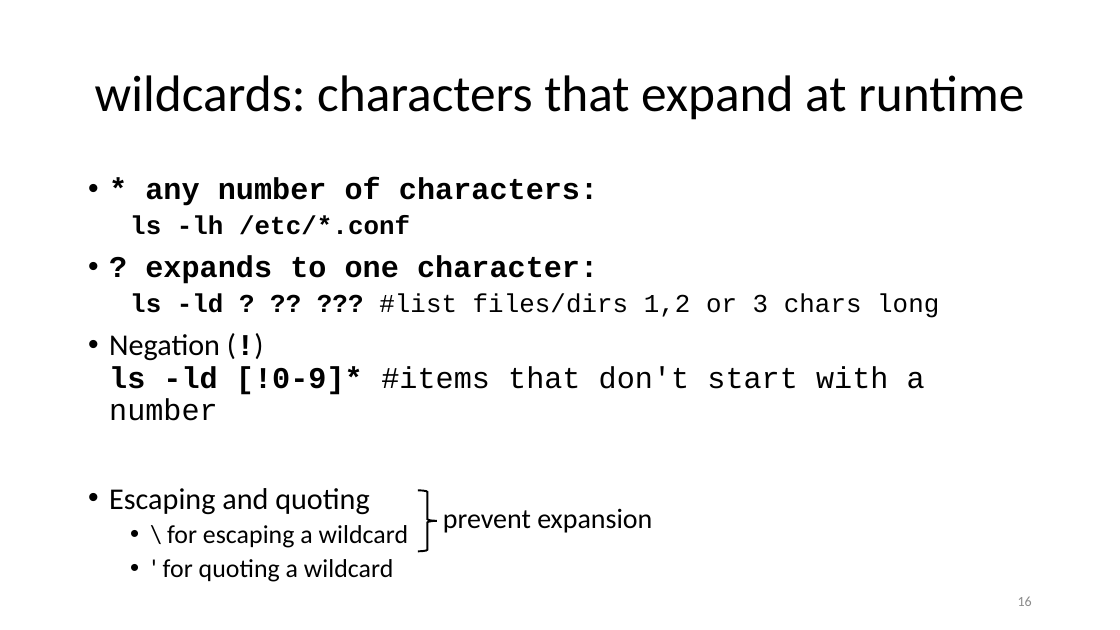
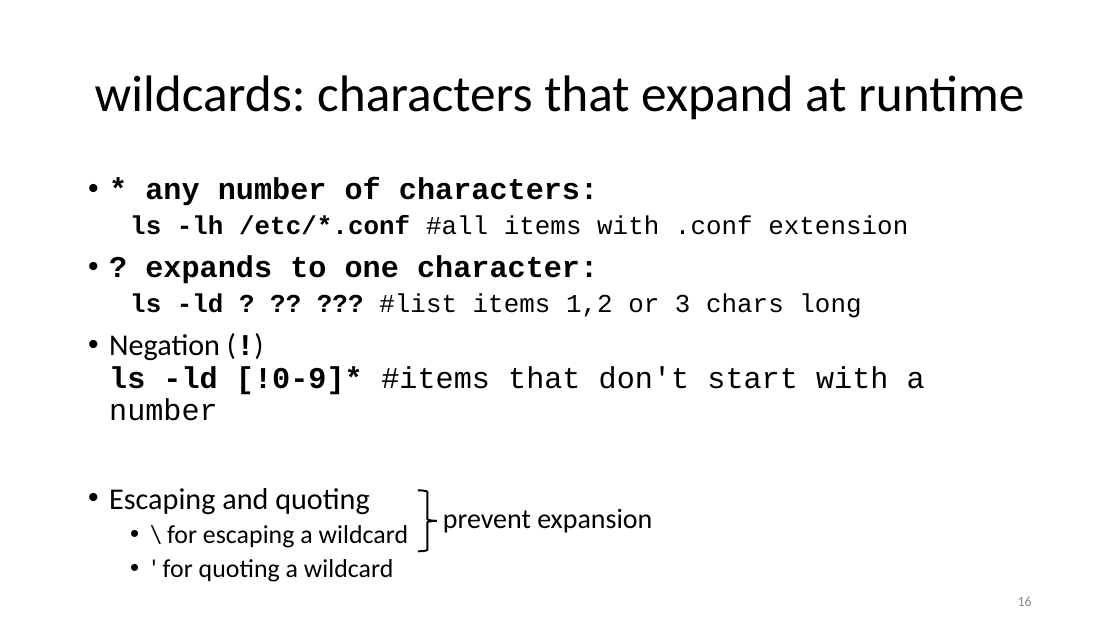
Before and after one commit to ketancmaheshwari/lisa19, a slide deck: slide 16 of lpt_LISA.pptx. Drawn at 1120x630 pixels with LibreOffice and Linux fonts; fonts in the diff are those of the drawing. Boxes give left, top, right and bottom in pixels: in the first picture for what was removed or moved away, otherwise in the second. Text is boxed around its words. In the diff, an @@ line names an element or a change of style, - is before the commit and + after.

```diff
--- a/lpt_LISA.pptx
+++ b/lpt_LISA.pptx
@@ text at box(130, 215, 908, 235): text changed; bold off @@
-  ls -lh /etc/*.conf
+  ls -lh /etc/*.conf #all items with .conf extension
@@ text at box(130, 293, 861, 318): text changed @@
-  ls -ld ? ?? ??? #list files/dirs 1,2 or 3 chars long
+  ls -ld ? ?? ??? #list items 1,2 or 3 chars long
```
Also in this commit, not shown: 6 other slides changed, 1 slide removed, 1 other file.
